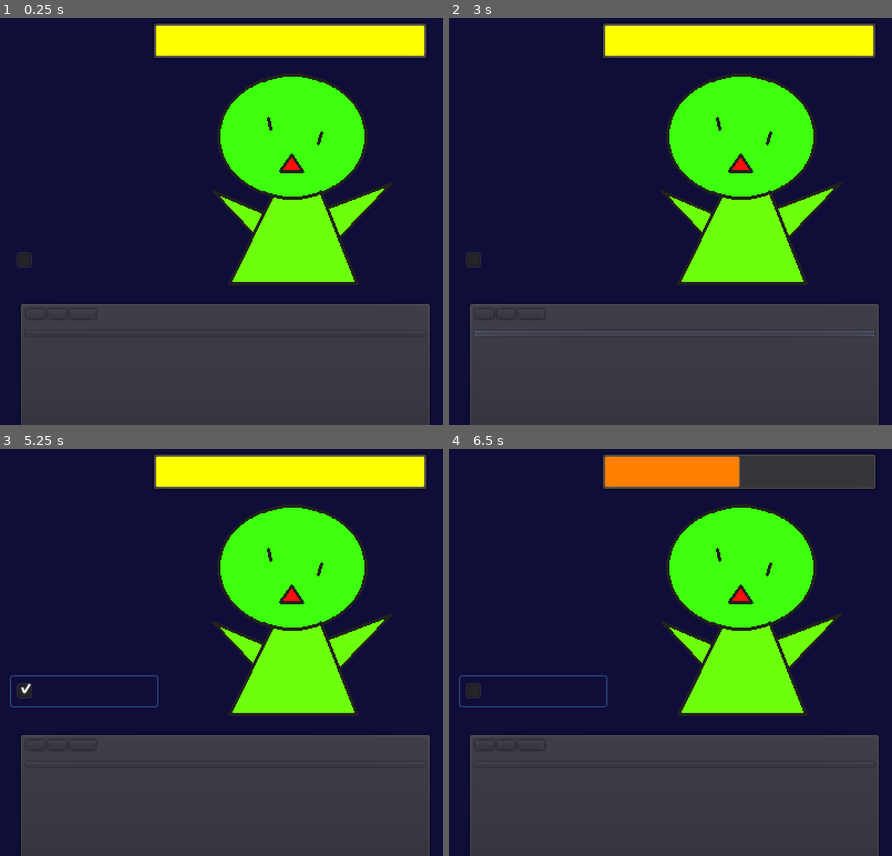
Above: before the commit, frames 1-4 (two rows, left to right).
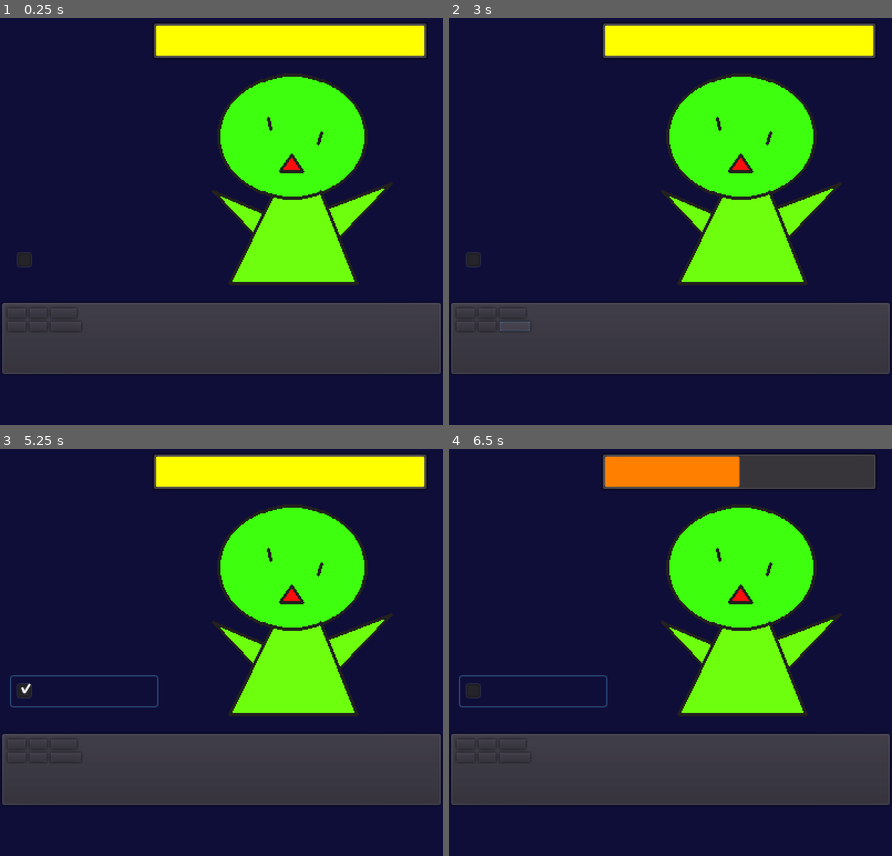
Above: after the commit, the same moments.

Repository: Yu-Channel/Simple-clicker
Game: Godot game, scene res://scene/Main.tscn
Same seed, same stepped clock (60 frames per second), same inputs: the game is played once before the commit and once after it.
Inputs (mouse positions are in pixels of both pictures, inside the frame that each line leads up to):
- Up to frame 1 (0.25 s): no input
- Up to frame 2 (3 s): click "x100" at 0.5 s; click "x10" at 1.25 s; click "Power +1(1)" at 2 s; click "AutoPower +1(0)" at 2.75 s
- Up to frame 3 (5.25 s): click "x100" at 3.5 s; click "x10" at 4.25 s; click "ボス前周回モード" at 5 s
- Up to frame 4 (6.5 s): tap Enter at 5.75 s; drag from (736, 591) to (714, 538) at 5.77 s

The runs differ from the first frame. In frame 1, 13% of the frame differs, in the area x 0-100%, y 70-100%; in frame 2, 13%; in frame 3, 13%; in frame 4, 13%.

Commit message:
購入時に10倍100倍できるボタンを追加

Diff:
--- a/scene/Main.tscn
+++ b/scene/Main.tscn
@@ -22,11 +22,11 @@
 outline_color = Color( 0.0784314, 0.0784314, 0.0784314, 1 )
 font_data = ExtResource( 2 )
 
+[sub_resource type="DynamicFont" id=14]
+size = 13
+font_data = ExtResource( 2 )
+
 [sub_resource type="DynamicFont" id=13]
-size = 13
-font_data = ExtResource( 2 )
-
-[sub_resource type="DynamicFont" id=14]
 size = 13
 font_data = ExtResource( 2 )
 
@@ -40,6 +40,10 @@
 use_filter = true
 extra_spacing_top = -4
 extra_spacing_bottom = -3
+font_data = ExtResource( 2 )
+
+[sub_resource type="DynamicFont" id=15]
+size = 13
 font_data = ExtResource( 2 )
 
 [sub_resource type="DynamicFont" id=8]
@@ -132,10 +136,9 @@
 valign = 1
 
 [node name="ButtonUI" type="PanelContainer" parent="GUI"]
-margin_left = 17.0
-margin_top = 289.0
-margin_right = 390.0
-margin_bottom = 409.0
+margin_top = 288.0
+margin_right = 400.0
+margin_bottom = 356.0
 __meta__ = {
 "_editor_description_": "button用のノード"
 }
@@ -143,24 +146,24 @@
 [node name="VBox" type="VBoxContainer" parent="GUI/ButtonUI"]
 margin_left = 7.0
 margin_top = 7.0
-margin_right = 366.0
-margin_bottom = 113.0
+margin_right = 393.0
+margin_bottom = 61.0
 
 [node name="HBoxPower" type="HBoxContainer" parent="GUI/ButtonUI/VBox"]
-margin_right = 359.0
-margin_bottom = 25.0
+margin_right = 386.0
+margin_bottom = 25.0
+
+[node name="PowerButtonX100" type="Button" parent="GUI/ButtonUI/VBox/HBoxPower"]
+margin_right = 40.0
+margin_bottom = 25.0
+custom_fonts/font = SubResource( 14 )
+text = "x100"
 
 [node name="PowerButtonX10" type="Button" parent="GUI/ButtonUI/VBox/HBoxPower"]
-margin_right = 40.0
-margin_bottom = 25.0
-custom_fonts/font = SubResource( 13 )
-text = "x100"
-
-[node name="PowerButtonX100" type="Button" parent="GUI/ButtonUI/VBox/HBoxPower"]
 margin_left = 44.0
 margin_right = 77.0
 margin_bottom = 25.0
-custom_fonts/font = SubResource( 14 )
+custom_fonts/font = SubResource( 13 )
 text = "x10"
 
 [node name="PowerButton" type="Button" parent="GUI/ButtonUI/VBox/HBoxPower"]
@@ -180,26 +183,40 @@
 align = 1
 valign = 1
 
-[node name="HBoxContainer" type="HBoxContainer" parent="GUI/ButtonUI/VBox"]
+[node name="HBoxAutoPower" type="HBoxContainer" parent="GUI/ButtonUI/VBox"]
 margin_top = 29.0
-margin_right = 359.0
-margin_bottom = 29.0
-
-[node name="AutoPowerButtonLabel" type="Label" parent="GUI/ButtonUI/VBox"]
-margin_top = 33.0
-margin_right = 359.0
-margin_bottom = 50.0
+margin_right = 386.0
+margin_bottom = 54.0
+
+[node name="AutoPowerButtonX100" type="Button" parent="GUI/ButtonUI/VBox/HBoxAutoPower"]
+margin_right = 40.0
+margin_bottom = 25.0
+custom_fonts/font = SubResource( 15 )
+text = "x100"
+
+[node name="AutoPowerButtonX10" type="Button" parent="GUI/ButtonUI/VBox/HBoxAutoPower"]
+margin_left = 44.0
+margin_right = 77.0
+margin_bottom = 25.0
+custom_fonts/font = SubResource( 15 )
+text = "x10"
+
+[node name="AutoPowerButton" type="Button" parent="GUI/ButtonUI/VBox/HBoxAutoPower"]
+margin_left = 81.0
+margin_right = 189.0
+margin_bottom = 25.0
+custom_fonts/font = SubResource( 5 )
+text = "AutoPower(x)"
+
+[node name="AutoPowerButtonLabel" type="Label" parent="GUI/ButtonUI/VBox/HBoxAutoPower"]
+margin_left = 193.0
+margin_top = 4.0
+margin_right = 273.0
+margin_bottom = 21.0
 custom_fonts/font = SubResource( 1 )
 text = "Money x100"
 align = 1
 valign = 1
-
-[node name="AutoPowerButton" type="Button" parent="GUI/ButtonUI/VBox"]
-margin_top = 54.0
-margin_right = 359.0
-margin_bottom = 79.0
-custom_fonts/font = SubResource( 5 )
-text = "AutoPower(x)"
 
 [node name="FarmModeCheckBox" type="CheckBox" parent="GUI"]
 margin_left = 10.0
@@ -302,7 +319,9 @@
 align = 1
 valign = 1
 
+[connection signal="pressed" from="GUI/ButtonUI/VBox/HBoxPower/PowerButtonX100" to="." method="_on_PowerButtonX100_pressed"]
 [connection signal="pressed" from="GUI/ButtonUI/VBox/HBoxPower/PowerButtonX10" to="." method="_on_PowerButtonX10_pressed"]
-[connection signal="pressed" from="GUI/ButtonUI/VBox/HBoxPower/PowerButtonX100" to="." method="_on_PowerButtonX100_pressed"]
 [connection signal="pressed" from="GUI/ButtonUI/VBox/HBoxPower/PowerButton" to="." method="_on_PowerButton_pressed"]
-[connection signal="pressed" from="GUI/ButtonUI/VBox/AutoPowerButton" to="." method="_on_AutoPowerButton_pressed"]
+[connection signal="pressed" from="GUI/ButtonUI/VBox/HBoxAutoPower/AutoPowerButtonX100" to="." method="_on_AutoPowerButtonX100_pressed"]
+[connection signal="pressed" from="GUI/ButtonUI/VBox/HBoxAutoPower/AutoPowerButtonX10" to="." method="_on_AutoPowerButtonX10_pressed"]
+[connection signal="pressed" from="GUI/ButtonUI/VBox/HBoxAutoPower/AutoPowerButton" to="." method="_on_AutoPowerButton_pressed"]
--- a/scripts/Main.gd
+++ b/scripts/Main.gd
@@ -1,42 +1,45 @@
 extends Node2D
 
-# <コーディング検索項目>==============================================
+# <コーディング検索項目>============================================================
 # debug: デバッグ用コード部分(最終的に削除する)
 # Section: 区切り
-# ================================================================
-
-# Section: ノードの読み込み準備
-# Enemy 関連のノード
+# ==============================================================================
+
+# ==============================================================================
+# Section: ノードの読み込み準備 =====================================================
+# Enemy 関連のノード --------------------------------------------------------------
 onready var enemy_node = $Enemy
 onready var enemy_cooldown = $Enemy/EnemyCooldown
-# GUI 関連のノード
+# GUI 関連のノード ----------------------------------------------------------------
 onready var hp_label = $GUI/EnemyHP/HpNumLabel
 onready var hp_bar = $GUI/EnemyHP/HpBar
 onready var hp_bar_stylebox = $GUI/EnemyHP/HpBar.get("custom_styles/fg")
 onready var power_button = $GUI/ButtonUI/VBox/HBoxPower/PowerButton
 onready var power_button_label = $GUI/ButtonUI/VBox/HBoxPower/PowerButtonLabel
-onready var power_button_x10 = $GUI/ButtonUI/VBox/HBoxPower/PowerButtonX10
-onready var power_button_x100 = $GUI/ButtonUI/VBox/HBoxPower/PowerButtonX100
-onready var auto_power_button = $GUI/ButtonUI/VBox/AutoPowerButton
-onready var auto_power_button_label = $GUI/ButtonUI/VBox/AutoPowerButtonLabel
+#onready var power_button_x10 = $GUI/ButtonUI/VBox/HBoxPower/PowerButtonX10 # Notused
+#onready var power_button_x100 = $GUI/ButtonUI/VBox/HBoxPower/PowerButtonX100 # Notused
+onready var auto_power_button = $GUI/ButtonUI/VBox/HBoxAutoPower/AutoPowerButton
+#onready var auto_power_button_x10 = $GUI/ButtonUI/VBox/HBoxAutoPower/AutoPowerButtonX10 # Notused
+#onready var auto_power_button_x100 = $GUI/ButtonUI/VBox/HBoxAutoPower/AutoPowerButtonX100 # Notused
+onready var auto_power_button_label = $GUI/ButtonUI/VBox/HBoxAutoPower/AutoPowerButtonLabel
 onready var farm_mode = $GUI/FarmModeCheckBox
-# HUD 関連のノード
+# HUD 関連のノード ----------------------------------------------------------------
 onready var hud_timer_bar = $HUD/TimerBar
 onready var hud_iimer_label = $HUD/TimerBar/Label
 onready var hud_floor_label = $HUD/FloorLabel
 onready var hud_money_label = $HUD/MoneyLabel
 onready var hud_number_label = $HUD/MoneyNumberLabel
 
-# ================================================================
-# Section: 全体で使用する変数宣言 =====================================
+# ==============================================================================
+# Section: 全体で使用する変数宣言 ===================================================
 var enemy_add_node
 var enemy_timer_node
 var click_power_price:float
 var auto_click_power_price:float
 var frame60:float
 
-# ================================================================
-# Section: 起動時の準備 =============================================
+# ==============================================================================
+# Section: 起動時の準備 ===========================================================
 func _ready():
 	## debug log ##
 
@@ -47,8 +50,8 @@
 
 	hud_floor_label.text = str(Grobal.floor_num) + "F"
 
-# ================================================================
-# Section 1フレームごとの処理(1/60fps) ===============================
+# ==============================================================================
+# Section 1フレームごとの処理(1/60fps) =============================================
 func _process(_delta):
 	# フレームの計測(60fps)
 	frame60 += 1
@@ -65,7 +68,7 @@
 	hud_iimer_label.text = "%.2fs" % [Grobal.time_limit]
 
 	# お買い物の自動更新
-	shop_price()
+	shop_price_calc()
 
 	# お金のラベルを更新
 	hud_number_label.text = (str(unit_conversion(Grobal.money)))
@@ -74,8 +77,8 @@
 	if !(frame60) && (Grobal.enemy_hp > 0):
 		Grobal.enemy_hp -= Grobal.auto_click_power
 
-# ================================================================
-# Section: シグナル関連 =============================================
+# ==============================================================================
+# Section: シグナル関連 ===========================================================
 ## 敵を倒したときの処理
 func _on_Enemy_tree_exited():
 	# 敵が再表示されるまでの時間
@@ -119,36 +122,31 @@
 
 			add_child(click_particles_node)
 
-# ================================================================
-# Section: GUI Button ============================================
+# ==============================================================================
+# Section: GUI Button ==========================================================
 # ボタンを押したときの処理
+# PowerButton 関係 --------------------------------------------------------------
 func _on_PowerButton_pressed():
-	# お金が足りてるかどうか
-	shop_price()
-	if click_power_price <= Grobal.money:
-		# お金の消費
-		Grobal.money -= int(click_power_price)
-		# プレイヤーの強化
-		Grobal.click_power += 1
-
+	shop_buy("ClickPower", 1)
+
+func _on_PowerButtonX10_pressed():
+	shop_buy("ClickPower", 10)
+
+func _on_PowerButtonX100_pressed():
+	shop_buy("ClickPower", 100)
+
+# AutoPowerButton 関係 ----------------------------------------------------------
 func _on_AutoPowerButton_pressed():
-	# お金が足りてるかどうか
-	shop_price()
-	if auto_click_power_price <= Grobal.money:
-		# お金の消費
-		Grobal.money -= int(auto_click_power_price)
-		# プレイヤーの強化
-		Grobal.auto_click_power += 1
-
-func _on_PowerButtonX10_pressed():
-	pass # Replace with function body.
-
-
-func _on_PowerButtonX100_pressed():
-	pass # Replace with function body.
-
-# ================================================================
-# Section: 汎用関数 ================================================
+	shop_buy("AutoClickPower", 1)
+
+func _on_AutoPowerButtonX10_pressed():
+	shop_buy("AutoClickPower", 10)
+
+func _on_AutoPowerButtonX100_pressed():
+	shop_buy("AutoClickPower", 100)
+
+# ==============================================================================
+# Section: 汎用関数 ==============================================================
 # 敵の呼び出し 座標の設定----------------------------------------
 func call_enemy():
 	enemy_add_node = load("res://scene/Enemy.tscn").instance()
@@ -165,9 +163,9 @@
 		_:
 			hud_timer_bar.hide()
 
-# 各お買い物の計算と表示の更新
-func shop_price():
-	# 各種お値段の計算 -------------------------------
+# 各お買い物の計算と表示の更新 =======================================================
+func shop_price_calc():
+	# 各種お値段の計算
 	click_power_price = int(100 * (pow(Grobal.click_power, 1.32)))
 	auto_click_power_price = int(500 * (pow(1 + Grobal.auto_click_power, 1.48)))
 
@@ -177,7 +175,28 @@
 	auto_power_button.text = "AutoPower +" + str(1) + "(" + str(Grobal.auto_click_power) + ")"
 	auto_power_button_label.text = "Money x" + str(unit_conversion(auto_click_power_price))
 
-# 3桁カンマ区切りの関数 -------------------------------
+# 購入の処理 =====================================================================
+func shop_buy(_type, _loop):
+	for _i in range(_loop):
+		shop_price_calc()
+		match _type:
+			"ClickPower":
+				if click_power_price <= Grobal.money:
+					# お金の消費
+					Grobal.money -= int(click_power_price)
+					# プレイヤーの強化
+					Grobal.click_power += 1
+			"AutoClickPower":
+				if auto_click_power_price <= Grobal.money:
+					# お金の消費
+					Grobal.money -= int(auto_click_power_price)
+					# プレイヤーの強化
+					Grobal.auto_click_power += 1
+			_: # bug回避用
+				pass
+
+
+# 3桁カンマ区切りの関数 ============================================================
 func unit_conversion(_num):
 	var digit:int = 0	# 桁数
 	var thousands_separator = 0	# 3桁区切りの回数
@@ -213,9 +232,9 @@
 	else: # 数字が少なかったらそのまま表示
 		return _num
 
-# ================================================================
+# ==============================================================================
 # Section: ファイルの読み書き
-# セーブ ----------------------------------------------------------
+# セーブ ------------------------------------------------------------------------
 func save_file():
 	# セーブファイルの書き込みの準備
 	var save_init = {
@@ -235,7 +254,7 @@
 	_save_file.store_string(save_data)
 	_save_file.close()
 
-# ロード -----------------------------------------------------------
+# ロード ------------------------------------------------------------------------
 func load_file():
 	var _load_file = File.new()
 	if _load_file.file_exists(Grobal.SAVEFILE):
@@ -262,8 +281,8 @@
 		# 存在しない場合はセーブデータを作成
 		pass
 
-# ================================================================
-# Section: 特殊イベントの処理 ========================================
+# ==============================================================================
+# Section: 特殊イベントの処理 ======================================================
 # 終了時の処理
 func _notification(what):
 	if what == MainLoop.NOTIFICATION_WM_QUIT_REQUEST:
Not shown: 1 places in scene/Main.tscn that only renumber resources
